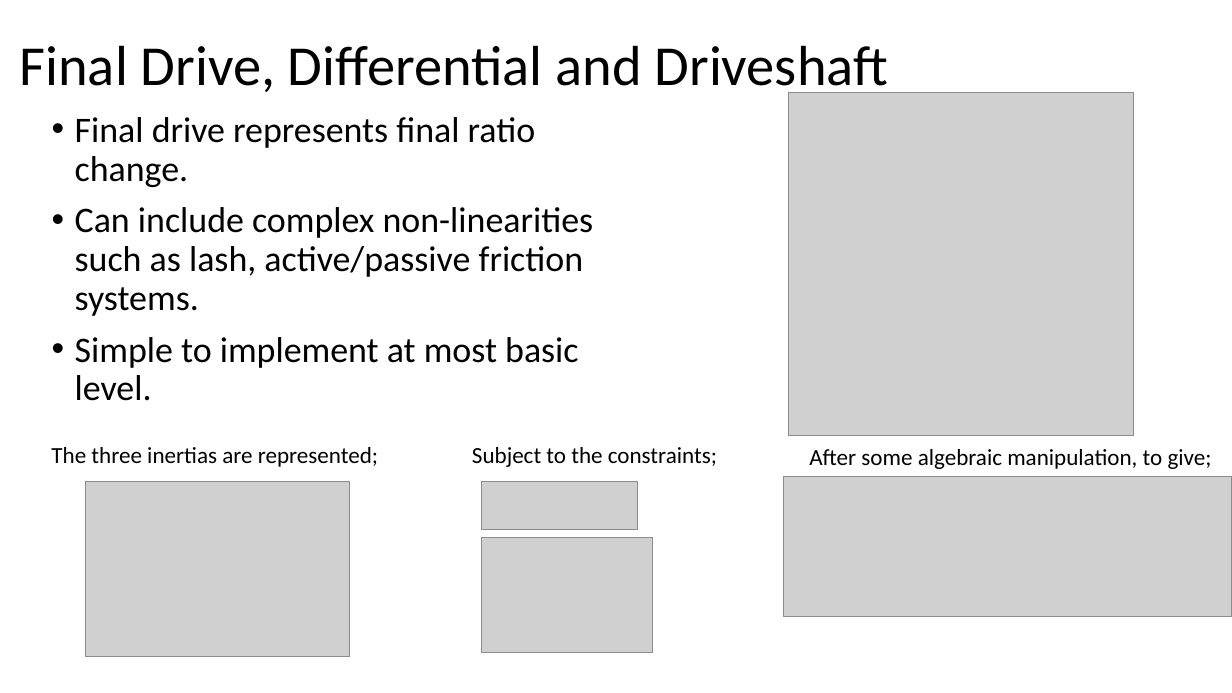
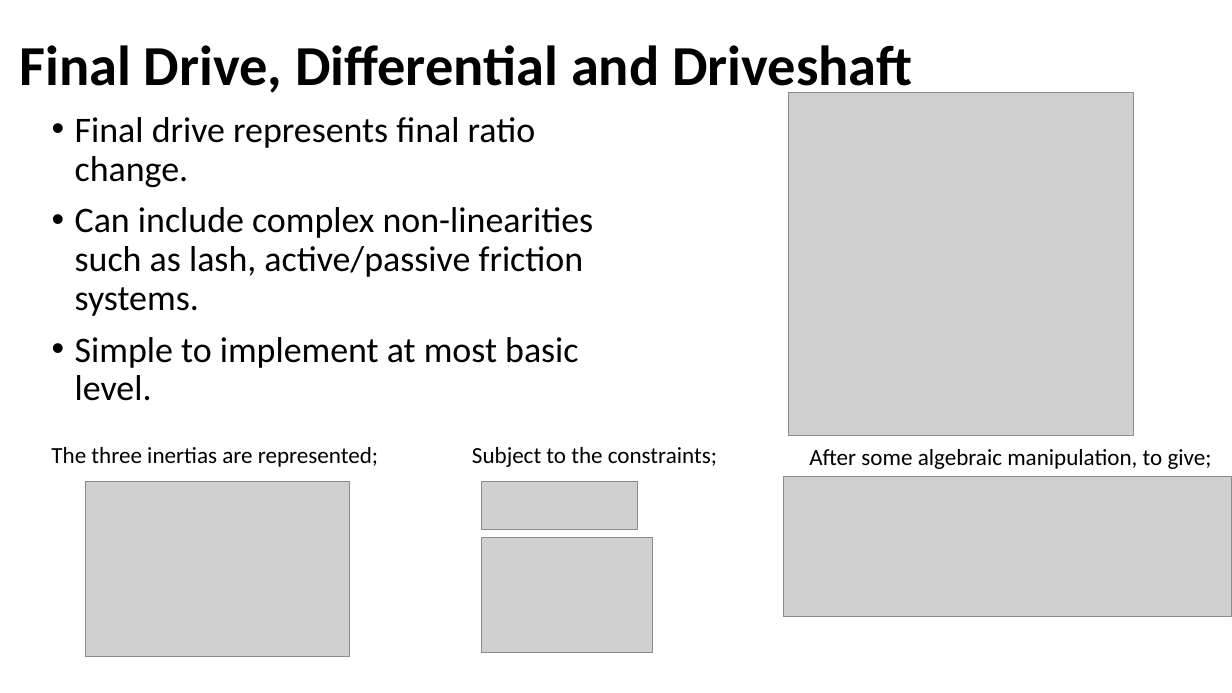
Before and after one commit to bamason2/ttc066-module, a slide deck: slide 14 of docs/lectures/Drivetrain Modelling II.pptx. Drawn at 1232x693 pixels with LibreOffice and Linux fonts; fonts in the diff are those of the drawing; grey boxes stand for pictures; background and template pictures are left out. Boxes give left, top, right and bottom in pixels: in the first picture for what was removed or moved away, otherwise in the second. Text is boxed around its words. In the diff, an @@ line names an element or a change of style, - is before the commit and + after.

Commit message:
Drivetrain modelling II
minor formatting changes to lecture slides

```diff
--- a/docs/lectures/Drivetrain Modelling II.pptx
+++ b/docs/lectures/Drivetrain Modelling II.pptx
@@ title "Final Drive, Differential and Driveshaft" at box(19, 45, 912, 99): bold on @@
```
Also in this commit, not shown: 14 other slides changed, 1 other file.
